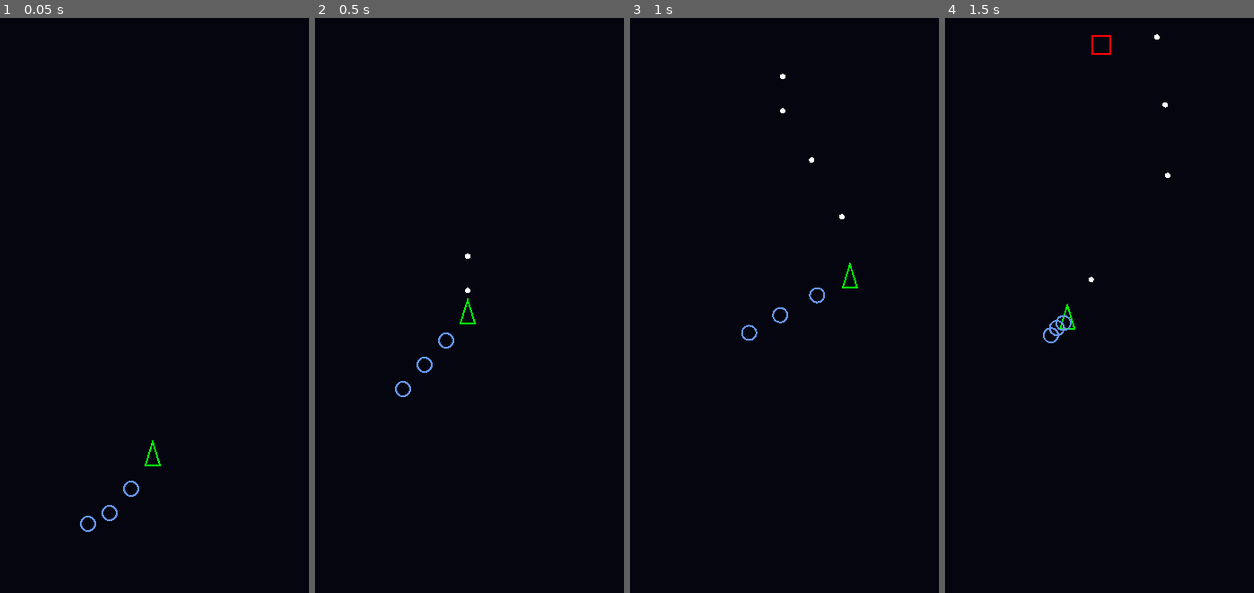
Above: before the commit, frames 1-4 (left to right).
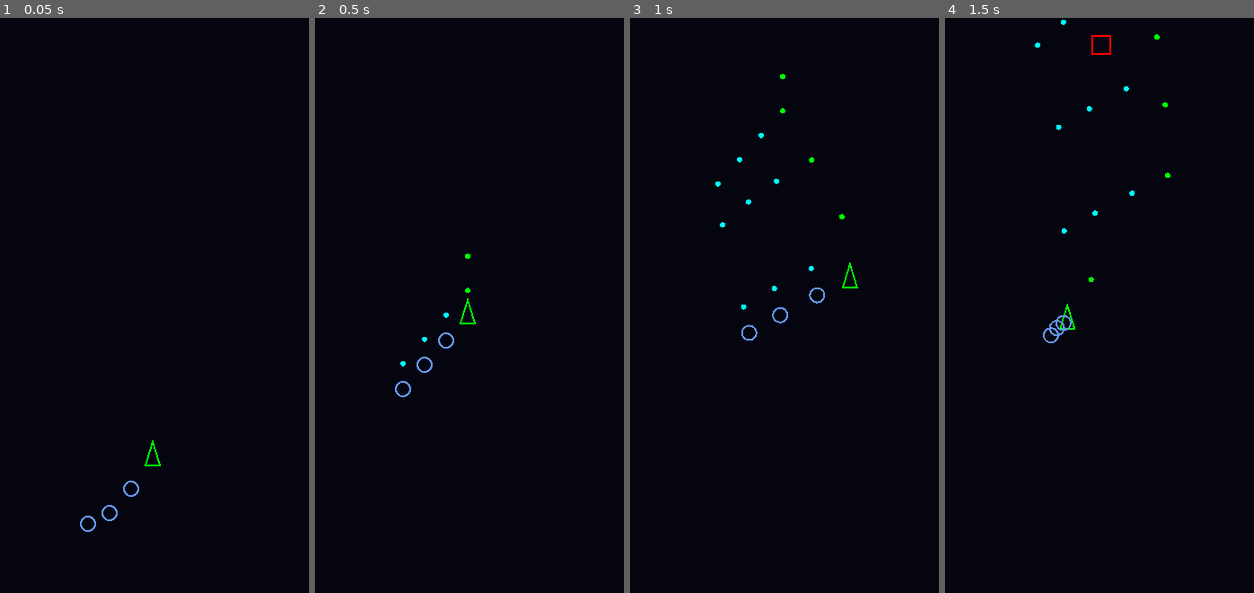
Above: after the commit, the same moments.

Repository: PPG11/NeonFormation
Game: Godot game, scene res://scenes/Main.tscn
Two runs of this game, one before a commit and one after it. Both use one fixed random seed, a clock stepped at 60 frames per second and the inputs below.
Inputs (mouse positions are in pixels of both pictures, inside the frame that each line leads up to):
- Up to frame 1 (0.05 s): no input
- Up to frame 2 (0.5 s): no input
- Up to frame 3 (1 s): move the mouse to (852, 276) at 0.52 s
- Up to frame 4 (1.5 s): move the mouse to (1031, 334) at 1.27 s

Frame 1 is identical in both runs. In frame 2, less than 0.1% of the frame differs, in the area x 27-51%, y 40-61%; in frame 3, 0.2%, in the area x 27-70%, y 9-51%; in frame 4, 0.2%.

Commit message:
feat(bullet): add color property to Bullet and update drawing logic; update Player and SnakeBody to set bullet colors

Diff:
--- a/scripts/entities/Bullet.gd
+++ b/scripts/entities/Bullet.gd
@@ -1,6 +1,7 @@
 extends Area2D
 
 @export var speed: float = 400.0
+@export var color: Color = Color.WHITE
 
 func _ready() -> void:
 	area_entered.connect(_on_area_entered)
@@ -10,7 +11,7 @@
 	global_position += Vector2.UP * speed * delta
 
 func _draw() -> void:
-	draw_circle(Vector2.ZERO, 3.0, Color.WHITE)
+	draw_circle(Vector2.ZERO, 3.0, color)
 
 func _on_area_entered(area: Area2D) -> void:
 	if area.is_in_group("enemy"):
--- a/scripts/entities/Player.gd
+++ b/scripts/entities/Player.gd
@@ -35,6 +35,7 @@
 	var bullet := bullet_scene.instantiate() as Area2D
 	if bullet == null:
 		return
+	bullet.set("color", Color.GREEN)
 	bullet.global_position = global_position
 	get_tree().current_scene.add_child(bullet)
 
--- a/scripts/entities/SnakeBody.gd
+++ b/scripts/entities/SnakeBody.gd
@@ -4,6 +4,19 @@
 @export var speed: float = 450.0
 @export var keep_distance: float = 20.0
 @export var follow_offset: Vector2 = Vector2(-24.0, 12.0)
+@export var shoot_interval: float = 0.3
+
+const BulletScene: PackedScene = preload("res://scenes/entities/Bullet.tscn")
+
+var _shoot_timer: Timer
+
+func _ready() -> void:
+	_shoot_timer = Timer.new()
+	_shoot_timer.wait_time = shoot_interval
+	_shoot_timer.one_shot = false
+	_shoot_timer.autostart = true
+	add_child(_shoot_timer)
+	_shoot_timer.timeout.connect(_on_shoot_timer_timeout)
 
 func _physics_process(delta: float) -> void:
 	if target == null:
@@ -16,3 +29,13 @@
 
 func _draw() -> void:
 	draw_arc(Vector2.ZERO, 8.0, 0.0, TAU, 24, Color.CORNFLOWER_BLUE, 2.0)
+
+func _on_shoot_timer_timeout() -> void:
+	if BulletScene == null:
+		return
+	var bullet := BulletScene.instantiate() as Area2D
+	if bullet == null:
+		return
+	bullet.set("color", Color.CYAN)
+	bullet.global_position = global_position
+	get_tree().current_scene.add_child(bullet)
